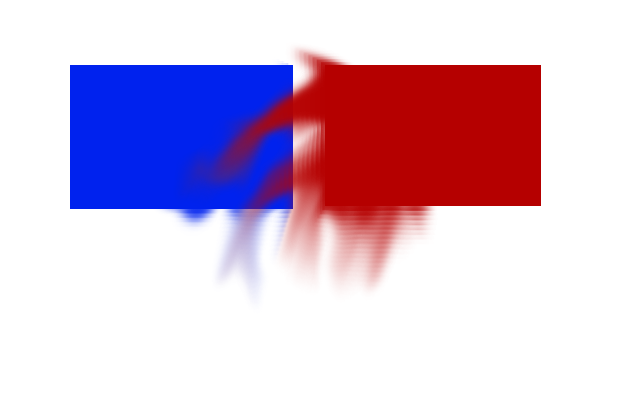
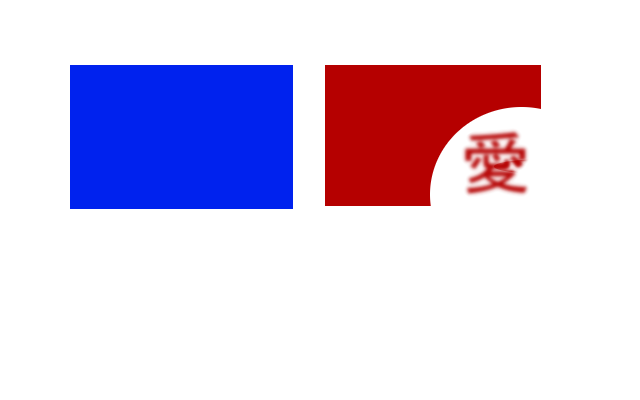
Layers edited between the first and the second (640, 400) image:
added layer "L2.4" above "L2.3" over bbox(155, 65, 541, 282)
hid "L1.3" over bbox(155, 44, 541, 310)
